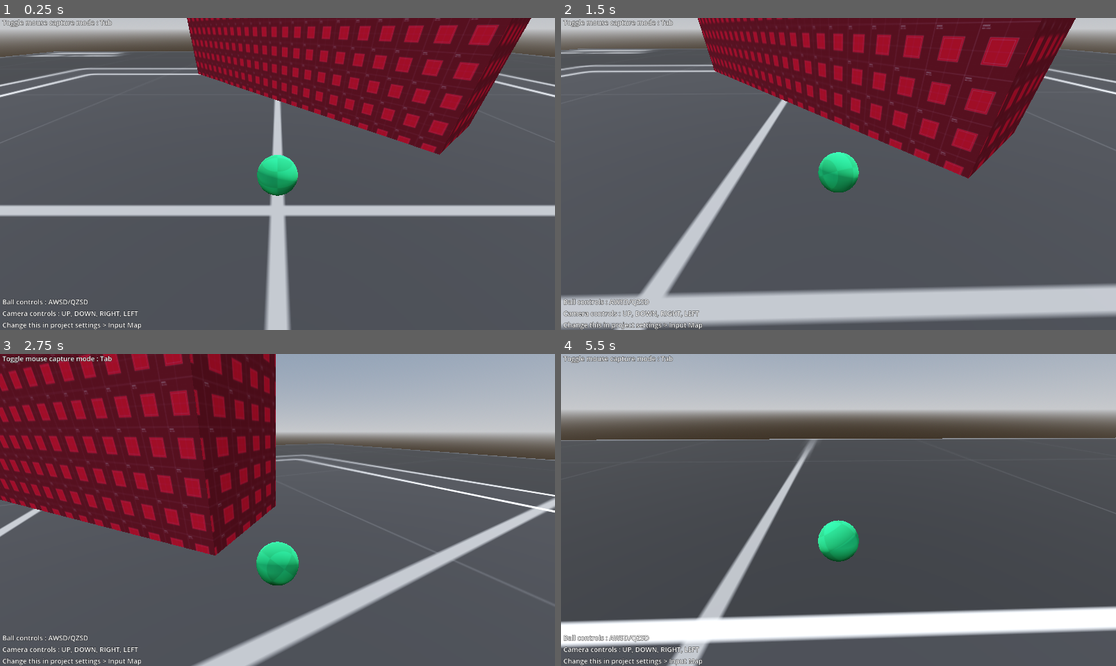
Above: before the commit, frames 1-4 (two rows, left to right).
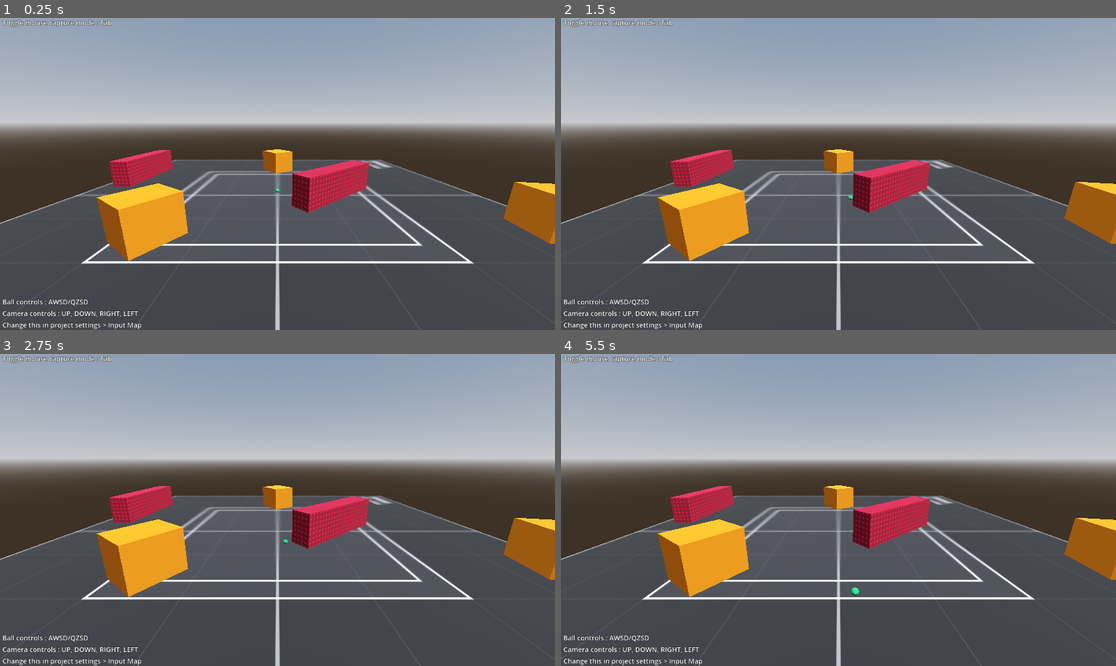
Above: after the commit, the same moments.

Repository: JeanKouss/godot-third-person-camera
Game: Godot game, scene res://tests/TestScene.tscn
The game is run twice, just before and just after one commit, with the same random seed, the same clock (stepped at 60 frames per second) and the same inputs.
Inputs (mouse positions are in pixels of both pictures, inside the frame that each line leads up to):
- Up to frame 1 (0.25 s): no input
- Up to frame 2 (1.5 s): move the mouse to (960, 158) at 0.52 s; hold D (right) 0.53-1.28 s; hold W (front) 0.53-1.28 s; move the mouse to (727, 189) at 1.27 s; hold S (back) from 1.28 s (still down); tap Tab (toggle_mouse_mode) at 1.35 s
- Up to frame 3 (2.75 s): move the mouse to (288, 503) at 2.02 s; release S (back) at 2.03 s; hold D (right) from 2.03 s (still down); hold Down (tp_camera_down) from 2.03 s (still down)
- Up to frame 4 (5.5 s): move the mouse to (832, 516) at 2.77 s; release Down (tp_camera_down) at 2.78 s; tap Left (tp_camera_left) at 2.85 s; move the mouse to (877, 513) at 3.52 s; release D (right) at 3.53 s; hold Right (tp_camera_right) 3.53-4.28 s; hold A (left) 3.53-5.03 s; move the mouse to (794, 506) at 4.27 s; tap Up (tp_camera_up) at 4.35 s; move the mouse to (844, 510) at 5.02 s; hold S (back) from 5.03 s (still down); hold W (front) from 5.03 s (still down)

The runs differ from the first frame. In frame 1, 61% of the frame differs, in the area x 0-100%, y 0-100%; in frame 2, 70%; in frame 3, 52%; in frame 4, 63%.

Commit message:
Updating Readme

Diff:
--- a/tests/TestScene.tscn
+++ b/tests/TestScene.tscn
@@ -1,14 +1,14 @@
-[gd_scene load_steps=29 format=3 uid="uid://bcnpxyjgapxu"]
+[gd_scene load_steps=29 format=3 uid="uid://pgwlv3n6b7nx"]
 
 [ext_resource type="Script" path="res://tests/PlayerBall.gd" id="1_ki74y"]
 [ext_resource type="PackedScene" uid="uid://x0332b0al3ye" path="res://third_person_camera/ThirdPersonCamera.tscn" id="1_mlnhn"]
-[ext_resource type="Texture2D" uid="uid://byc1l3f88knyq" path="res://addons/kenney_prototype_textures/dark/texture_12.png" id="2_7d8h8"]
-[ext_resource type="Texture2D" uid="uid://c8vwnx65onnvv" path="res://addons/kenney_prototype_textures/green/texture_09.png" id="2_10g7s"]
-[ext_resource type="Texture2D" uid="uid://3ut80mef1rtt" path="res://addons/kenney_prototype_textures/orange/texture_05.png" id="3_3tq1q"]
-[ext_resource type="Texture2D" uid="uid://b8dlw2gs1a6k" path="res://addons/kenney_prototype_textures/red/texture_13.png" id="4_1m0i6"]
+[ext_resource type="Texture2D" uid="uid://c8vwnx65onnvv" path="res://tests/kenney_prototype_textures/green/texture_09.png" id="2_fe1v4"]
+[ext_resource type="Texture2D" uid="uid://byc1l3f88knyq" path="res://tests/kenney_prototype_textures/dark/texture_12.png" id="4_1ssqv"]
+[ext_resource type="Texture2D" uid="uid://3ut80mef1rtt" path="res://tests/kenney_prototype_textures/orange/texture_05.png" id="5_pnmqq"]
+[ext_resource type="Texture2D" uid="uid://b8dlw2gs1a6k" path="res://tests/kenney_prototype_textures/red/texture_13.png" id="6_hax05"]
 
 [sub_resource type="StandardMaterial3D" id="StandardMaterial3D_wmirw"]
-albedo_texture = ExtResource("2_10g7s")
+albedo_texture = ExtResource("2_fe1v4")
 
 [sub_resource type="SphereMesh" id="SphereMesh_fny35"]
 
@@ -27,7 +27,7 @@
 tonemap_mode = 2
 
 [sub_resource type="StandardMaterial3D" id="StandardMaterial3D_slvlv"]
-albedo_texture = ExtResource("2_7d8h8")
+albedo_texture = ExtResource("4_1ssqv")
 
 [sub_resource type="PlaneMesh" id="PlaneMesh_k3wa2"]
 size = Vector2(100, 100)
@@ -36,7 +36,7 @@
 data = PackedVector3Array(50, 0, 50, -50, 0, 50, 50, 0, -50, -50, 0, 50, -50, 0, -50, 50, 0, -50)
 
 [sub_resource type="StandardMaterial3D" id="StandardMaterial3D_ihx7r"]
-albedo_texture = ExtResource("3_3tq1q")
+albedo_texture = ExtResource("5_pnmqq")
 uv1_triplanar = true
 
 [sub_resource type="BoxMesh" id="BoxMesh_qg1sx"]
@@ -46,21 +46,21 @@
 data = PackedVector3Array(-4.24, 3.686, 3.7935, 4.24, 3.686, 3.7935, -4.24, -3.686, 3.7935, 4.24, 3.686, 3.7935, 4.24,  …(716 unchanged characters)…
 
 [sub_resource type="StandardMaterial3D" id="StandardMaterial3D_6xneg"]
-albedo_texture = ExtResource("3_3tq1q")
+albedo_texture = ExtResource("5_pnmqq")
 uv1_triplanar = true
 
 [sub_resource type="ConcavePolygonShape3D" id="ConcavePolygonShape3D_itmue"]
 data = PackedVector3Array(-4.24, 3.686, 3.7935, 4.24, 3.686, 3.7935, -4.24, -3.686, 3.7935, 4.24, 3.686, 3.7935, 4.24,  …(716 unchanged characters)…
 
 [sub_resource type="StandardMaterial3D" id="StandardMaterial3D_fgwpb"]
-albedo_texture = ExtResource("3_3tq1q")
+albedo_texture = ExtResource("5_pnmqq")
 uv1_triplanar = true
 
 [sub_resource type="ConcavePolygonShape3D" id="ConcavePolygonShape3D_7bbwy"]
 data = PackedVector3Array(-4.24, 3.686, 3.7935, 4.24, 3.686, 3.7935, -4.24, -3.686, 3.7935, 4.24, 3.686, 3.7935, 4.24,  …(716 unchanged characters)…
 
 [sub_resource type="StandardMaterial3D" id="StandardMaterial3D_o7aic"]
-albedo_texture = ExtResource("4_1m0i6")
+albedo_texture = ExtResource("6_hax05")
 uv1_triplanar = true
 
 [sub_resource type="BoxMesh" id="BoxMesh_aytmu"]
@@ -70,7 +70,7 @@
 data = PackedVector3Array(-11.9605, 3.686, 2.3405, 11.9605, 3.686, 2.3405, -11.9605, -3.686, 2.3405, 11.9605, 3.686, 2. …(824 unchanged characters)…
 
 [sub_resource type="StandardMaterial3D" id="StandardMaterial3D_ypolk"]
-albedo_texture = ExtResource("4_1m0i6")
+albedo_texture = ExtResource("6_hax05")
 uv1_triplanar = true
 
 [sub_resource type="ConcavePolygonShape3D" id="ConcavePolygonShape3D_dmved"]
@@ -95,12 +95,13 @@
 shape = SubResource("SphereShape3D_ji1ja")
 
 [node name="ThirdPersonCamera" parent="RigidBody3D" instance=ExtResource("1_mlnhn")]
-distance_from_pivot = 5.0
-initial_dive_angle_deg = -35.556
 current = true
+mouse_x_sensitiveness = 0.02
+mouse_y_sensitiveness = 0.075
 
 [node name="SpectatorCamera" type="Camera3D" parent="."]
 transform = Transform3D(-4.23762e-08, -0.245274, 0.969454, -1.07212e-08, 0.969454, 0.245274, -1, 7.01661e-14, -4.37114e-08, 47.6874, 17.5263, 0)
+current = true
 
 [node name="Map" type="Node3D" parent="."]
 
--- a/third_person_camera/ThirdPersonCamera.gd
+++ b/third_person_camera/ThirdPersonCamera.gd
@@ -1,4 +1,4 @@
-@icon("res://assets/icons/ThirdPersonCameraIcon.svg")
+@icon("./ThirdPersonCameraIcon.svg")
 @tool
 extends Node3D
 class_name ThirdPersonCamera
@@ -149,6 +149,9 @@
 		_camera.attributes = attributes
 
 
+func get_camera() :
+	return $Camera
+
 
 func get_front_direction() :
 	var dir : Vector3 = _camera_offset_pivot.global_position - _camera.global_position
--- a/third_person_camera/ThirdPersonCamera.tscn
+++ b/third_person_camera/ThirdPersonCamera.tscn
@@ -32,7 +32,7 @@
 spring_length = 10.0
 
 [node name="CameraMarker" type="Marker3D" parent="RotationPivot/OffsetPivot/CameraSpringArm"]
-transform = Transform3D(1, 8.22724e-08, 3.50043e-07, 1.48515e-08, 1, -7.89762e-06, 2.08536e-07, 1.2219e-06, 1, -2.23167e-10, -0.000566006, 9.99999)
+transform = Transform3D(1, 8.22722e-08, 3.50043e-07, 1.48515e-08, 1, -7.89762e-06, 2.08536e-07, 1.2219e-06, 1, -2.23167e-10, -0.000566006, 9.99999)
 
 [node name="PivotDebug" type="MeshInstance3D" parent="RotationPivot/OffsetPivot"]
 visible = false
Not shown, removed: addons/kenney_prototype_textures/green/texture_09.png.import
Renamed: assets/ThirdPersonCamera.svg -> readme-assets/ThirdPersonCamera.svg
Not shown, changed: readme-assets/ThirdPersonCamera.svg.import
Renamed: addons/kenney_prototype_textures/dark/texture_12.png -> tests/kenney_prototype_textures/dark/texture_12.png
Not shown, changed: tests/kenney_prototype_textures/dark/texture_12.png.import
Renamed: addons/kenney_prototype_textures/green/texture_09.png -> tests/kenney_prototype_textures/green/texture_09.png
Not shown, changed: tests/kenney_prototype_textures/green/texture_09.png.import
Renamed: addons/kenney_prototype_textures/orange/texture_05.png -> tests/kenney_prototype_textures/orange/texture_05.png
Not shown, changed: tests/kenney_prototype_textures/orange/texture_05.png.import
Renamed: addons/kenney_prototype_textures/red/texture_13.png -> tests/kenney_prototype_textures/red/texture_13.png
Not shown, changed: tests/kenney_prototype_textures/red/texture_13.png.import
Renamed: assets/icons/ThirdPersonCameraIcon.svg -> third_person_camera/ThirdPersonCameraIcon.svg
(and 2 more such lines)
